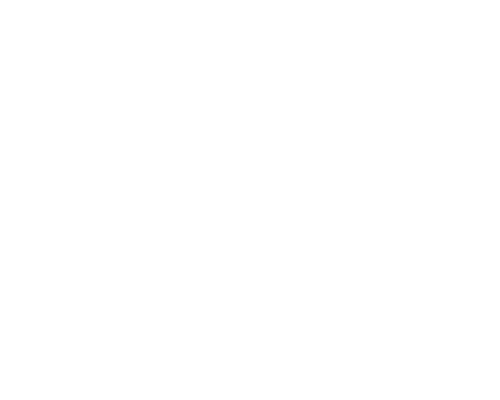
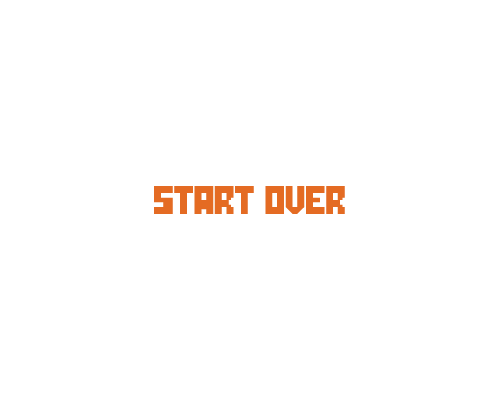
Comparing the layer stacks of the two 500×400 images. Changes:
renamed "Lost Dino" to "start over", painted on it over [154, 186, 345, 214]
